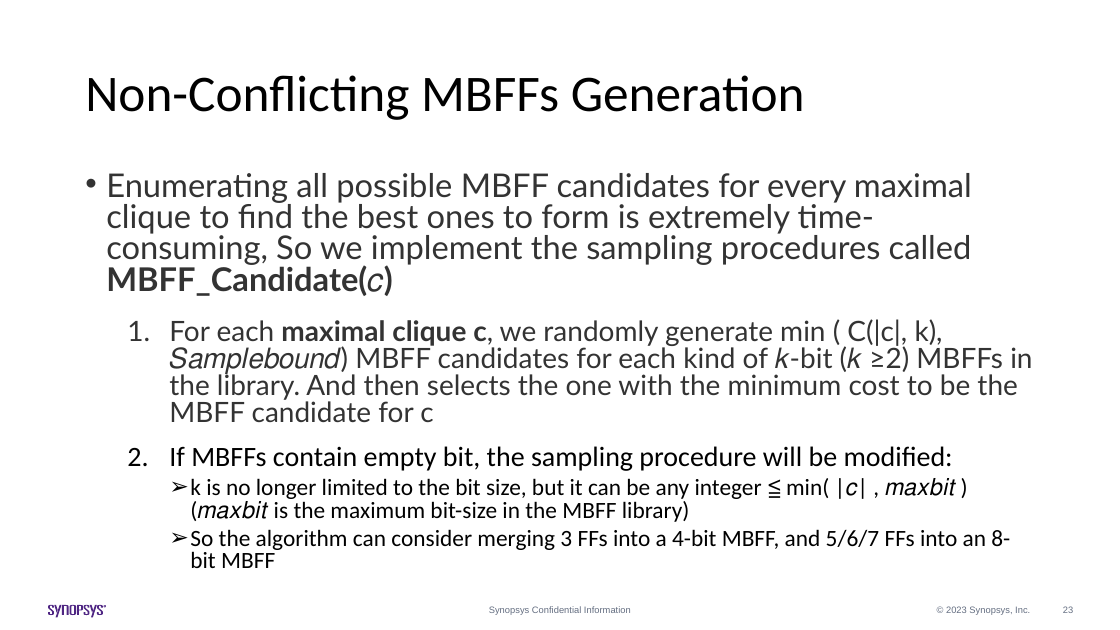
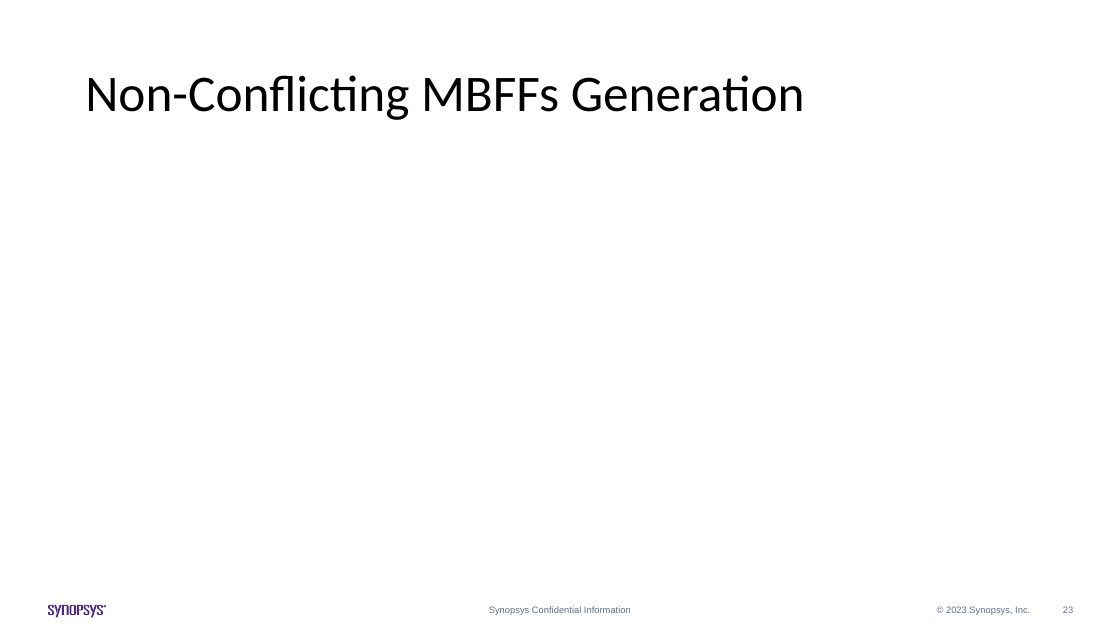
Before and after one commit to Pacific-Feng-Studuies/Studied-Papers, a slide deck: slide 24 of Synopsys Intern/Generation of Mixed-Driving Multi-Bit Flip-Flops for Power/Generation of Mixed-Driving Multi-Bit Flip-Flops for Power.pptx. Drawn at 1120x630 pixels with LibreOffice and Linux fonts; fonts in the diff are those of the drawing; grey boxes stand for pictures. Boxes give left, top, right and bottom in pixels: in the first picture for what was removed or moved away, otherwise in the second. Text is boxed around its words. In the diff, an @@ line names an element or a change of style, - is before the commit and + after.

Commit message:
2023/06/20

```diff
--- a/Synopsys Intern/Generation of Mixed-Driving Multi-Bit Flip-Flops for Power/Generation of Mixed-Driving Multi-Bit Flip-Flops for Power.pptx
+++ b/Synopsys Intern/Generation of Mixed-Driving Multi-Bit Flip-Flops for Power/Generation of Mixed-Driving Multi-Bit Flip-Flops for Power.pptx
@@ text removed at (106,173,1032,568) @@
-• Enumerating all possible MBFF candidates for every maximal clique to find the best ones to form is extremely time-consuming, So we implement the sampling procedures called MBFF_Candidate(𝑐)
-  1. For each maximal clique c, we randomly generate min ( C(|c|, k), 𝑆𝑎𝑚𝑝𝑙𝑒𝑏𝑜𝑢𝑛𝑑) MBFF candidates for each kind of 𝑘-bit (𝑘 ≥2) MBFFs in the library. And then selects the one with the minimum cost to be the MBFF candidate for c
-  2. If MBFFs contain empty bit, the sampling procedure will be modified:
-    ➢ k is no longer limited to the bit size, but it can be any integer ≦ min( |𝑐| , 𝑚𝑎𝑥𝑏𝑖𝑡 ) (𝑚𝑎𝑥𝑏𝑖𝑡 is the maximum bit-size in the MBFF library)
-    ➢ So the algorithm can consider merging 3 FFs into a 4-bit MBFF, and 5/6/7 FFs into an 8-bit MBFF
```
Also in this commit, not shown: 3 other slides changed.
